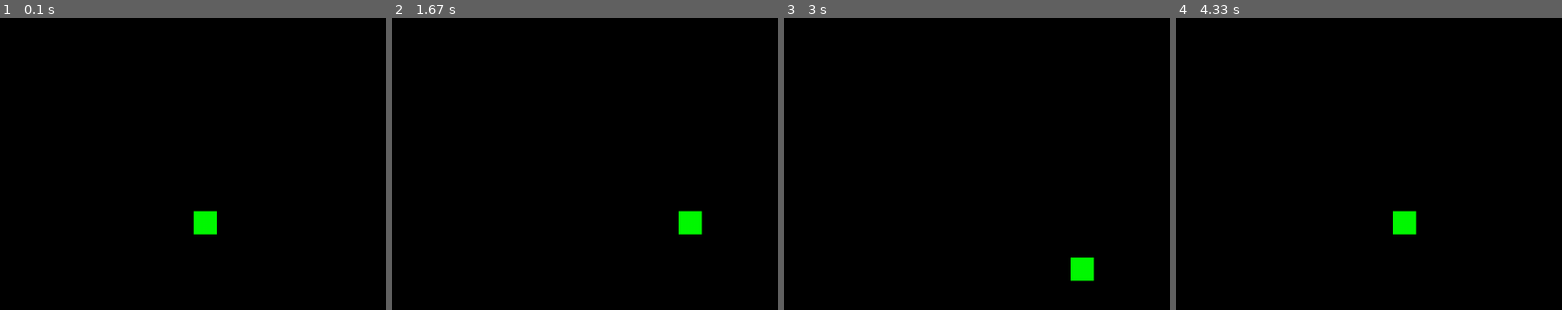
Above: before the commit, frames 1-4 (left to right).
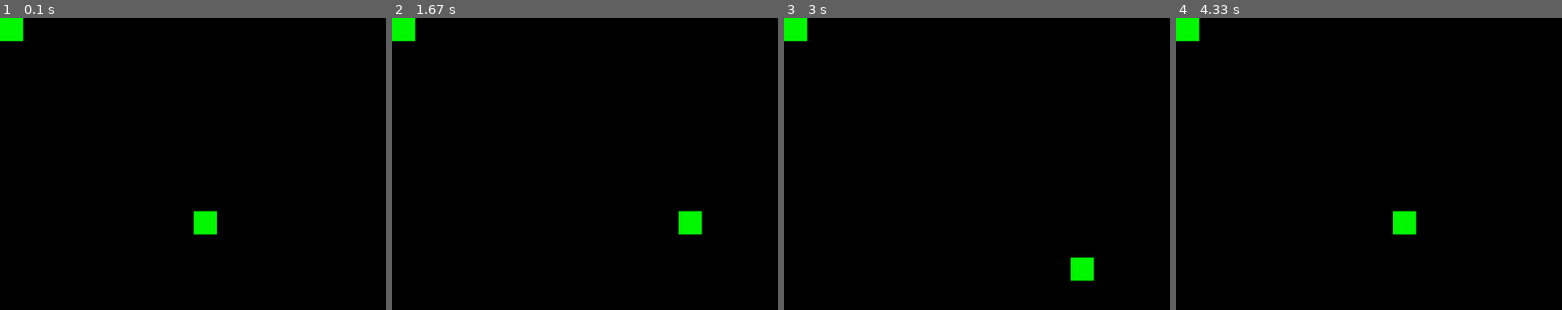
Above: after the commit, the same moments.

Repository: David-cantCode/snake-pygame
Game: pygame game, started from main.py
The game is run twice, just before and just after one commit, with the same random seed, the same clock (stepped at 60 frames per second) and the same inputs.
Inputs:
- Up to frame 1 (0.1 s): no input
- Up to frame 2 (1.67 s): hold D 0.33-0.8 s; hold W 0.83-1.27 s; hold D from 1.3 s (still down)
- Up to frame 3 (3 s): release D at 1.8 s; hold A 1.83-2.37 s; hold S 2.4-2.95 s; hold A from 2.98 s (still down)
- Up to frame 4 (4.33 s): release A at 3.53 s; hold W 3.57-4.12 s; hold D from 4.15 s (still down)

The runs differ from the first frame. In frame 1, 0.5% of the frame differs, in the area x 0-7%, y 0-9%; in frame 2, 0.5%; in frame 3, 0.5%; in frame 4, 0.5%.

Commit message:
tried drwing body, didnt work

Diff:
--- a/main.py
+++ b/main.py
@@ -14,7 +14,7 @@
 
 
 class Player:
-    def __init__(self, position, direction, last_positions, size):
+    def __init__(self, position, direction, last_position, size, body_positions):
 
         #idea for movement:
             #store head pos in position
@@ -23,8 +23,9 @@
 
         self.position = list(position)
         self.direction = list(direction)  #gotta conv to list bc you cant assign values to tuples which is dumb
-        self.last_positions = last_positions
+        self.last_position = last_position
         self.size = size
+        self.body_positions = body_positions
 
 
 
@@ -47,9 +48,27 @@
 
 
 
-    #update head pos                                       #* tile size to lock to map
+    #update head pos
+
+        self.last_posisiton = self.last_position
+                                             #* tile size to lock to map
         self.position[0] += self.direction[0] * settings.sqaure_size
         self.position[1] += self.direction[1] * settings.sqaure_size
+
+
+    #update body
+        if self.size != 1:
+            self.body_positions = self.last_posisitons
+
+        for pos in self.body_positions:
+            i = 1
+            if self.size == 1: break
+
+            self.body_positions[i] = self.body_positions[i - 1]
+
+            if self.size < i: break
+
+            i += 1
 
 
 
@@ -58,7 +77,17 @@
 
 
     def draw(self):
+        #draw head
         py.draw.rect(screen, (0,250,0), (self.position[0], self.position[1], settings.sqaure_size, settings.sqaure_size))
+
+
+        #draw body
+
+        for body in self.body_positions:
+            i = 0
+            py.draw.rect(screen, (0,250,0), (self.body_positions[i], self.body_positions[i], settings.sqaure_size, settings.sqaure_size))
+            i +=  1
+
         print(f" Pos: {self.position[0]} , {self.position[1]}")
         print(f" Dir : {self.direction[0]} , {self.direction[1]}")
 
@@ -69,7 +98,7 @@
 
 
 
-player = Player((250,250), (0,1), [0], 1 )
+player = Player((250,250), (0,1), [0], 1, [0] )
 
 
 
